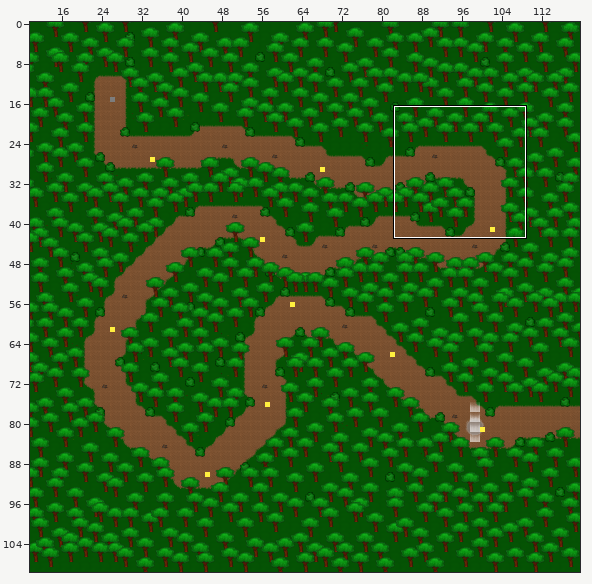
Two states of a Tiled map, Level 1.tmx. Above: a wide view before the commit, with the close-up outlined.
Close-up. Old version:
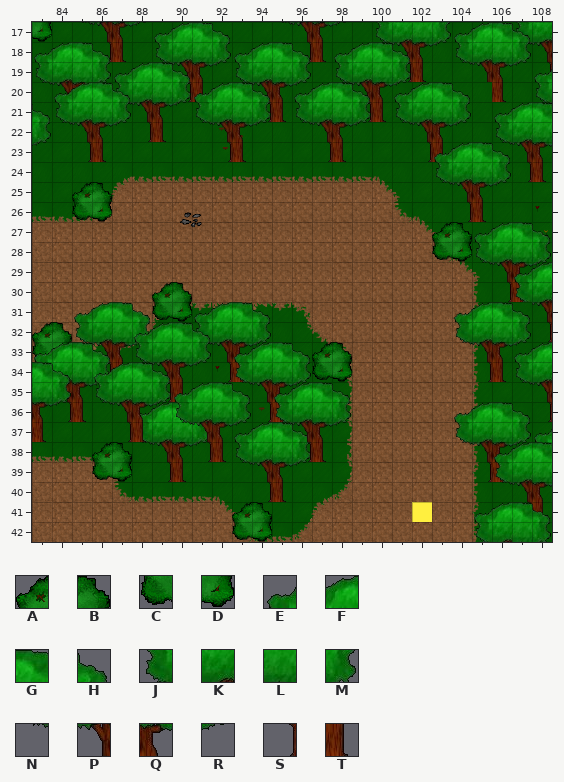
Cells are 32x32 px. Shown: x 83..108, y 17..42. The commit also changed other parts of the map, which this record leaves out.
Key: from "Bush": A 0, B 1, C 2, D 3; from "Oak": E 0, F 1, G 2, H 3, J 4, K 5, L 6, M 7, N 8, P 9, Q 10, R 11, S 13, T 14.
_ is an empty cell.
Layers that did not change in this view are not listed.
Layer "Trees/Bushes a" before, first column x 83:
24 _______________
25 __AB___________
26 __CD___________
27 _______________
28 _______________
29 _______________
30 ______AB_______
31 __EFGHCDEFGH___
32 ABJKLM__JKLM___
33 CDNPQR__NPQR__A
34 ___ST____ST___C
35 _______________
36 _______________
37 _______________
38 ___AB__________
39 ___CD__________
40 _______________
41 __________AB___
42 __________CD___
Layer "Trees b" before, first column x 99:
17 _____EFGH_
18 FGH__JKLM_
19 KLM__NPQRE
20 PQR____T_J
21 ST_______N
22 __________
23 ____EFGH__
24 ____JKLM__
25 ____NPQR__
Layer "Trees c + Exit" before, first column x 83:
29 ______________
30 ______________
31 ______________
32 ______________
33 ______________
34 GH_EFGH_______
35 LM_JKLMEFGH_EF
36 QR_NPQRJKLM_JK
37 T___ST_NPQR_NP
38 ________ST___S
39 ______________
40 ______________
41 ______________
42 ______________
New version:
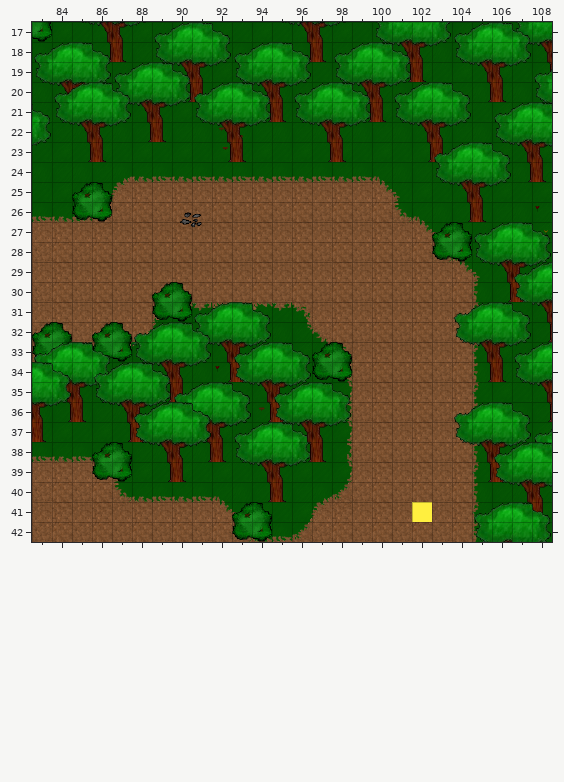
What changed:
Changed rows in their new state; . is an unchanged cell.
Layer "Trees/Bushes a":
first column x 85:
31 ____....
32 _AB_....
33 .CD.....
34 .EF.....
36 ...Q.JK.
37 ...T..PQ
Layer "Trees b":
first column x 105:
20 S
Layer "Trees c + Exit":
first column x 88:
36 E.GH
37 J.LM
38 ..Q.
Where, in picture pixels (left, top, right, bottom), the same in both close-ups:
added: (487, 82, 492, 102)
changed: (74, 302, 150, 372)
changed: (134, 409, 152, 442)
changed: (176, 402, 232, 460)
